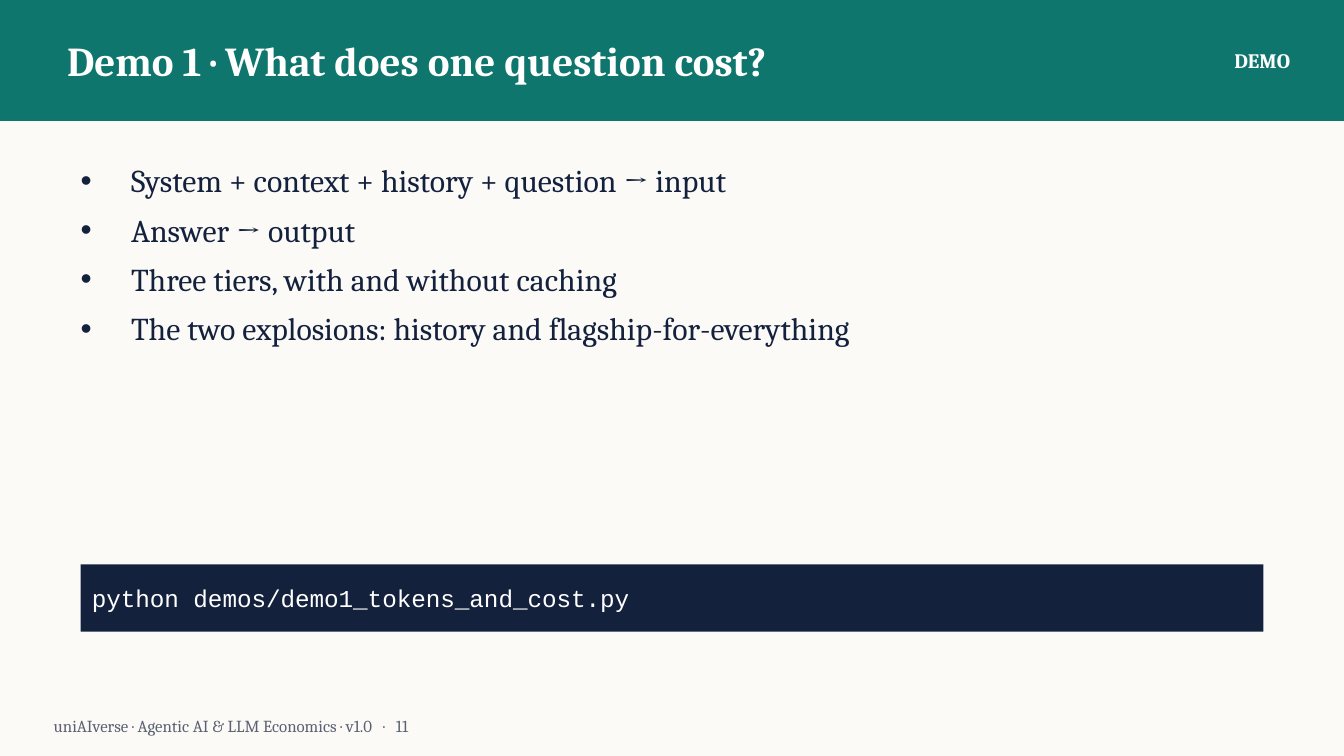
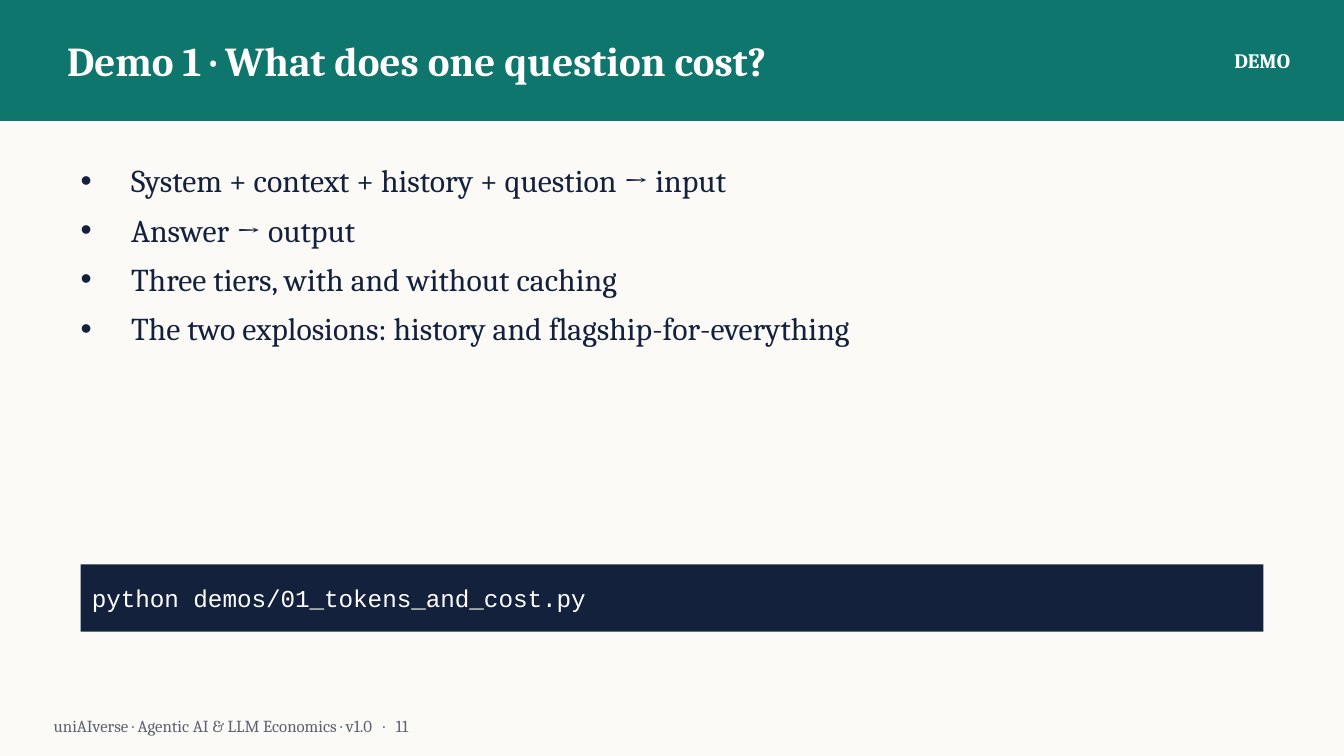
Before and after one commit to The-UniAiverse/Portfolio, a slide deck: slide 11 of training-materials/agentic-ai-workshop/Agentic-AI-LLM-Economics.pptx. Drawn at 1344x756 pixels with LibreOffice and Linux fonts; fonts in the diff are those of the drawing. Boxes give left, top, right and bottom in pixels: in the first picture for what was removed or moved away, otherwise in the second. Text is boxed around its words. In the diff, an @@ line names an element or a change of style, - is before the commit and + after.

Commit message:
chore: consolidate demo names in deck and guides; rebuild deck

```diff
--- a/training-materials/agentic-ai-workshop/Agentic-AI-LLM-Economics.pptx
+++ b/training-materials/agentic-ai-workshop/Agentic-AI-LLM-Economics.pptx
@@ text in rectangle at (x1=92, y1=590, x2=585, y2=612): text changed @@
-python demos/demo1_tokens_and_cost.py
+python demos/01_tokens_and_cost.py
```
Also in this commit, not shown: 6 other slides changed, 3 other files.
